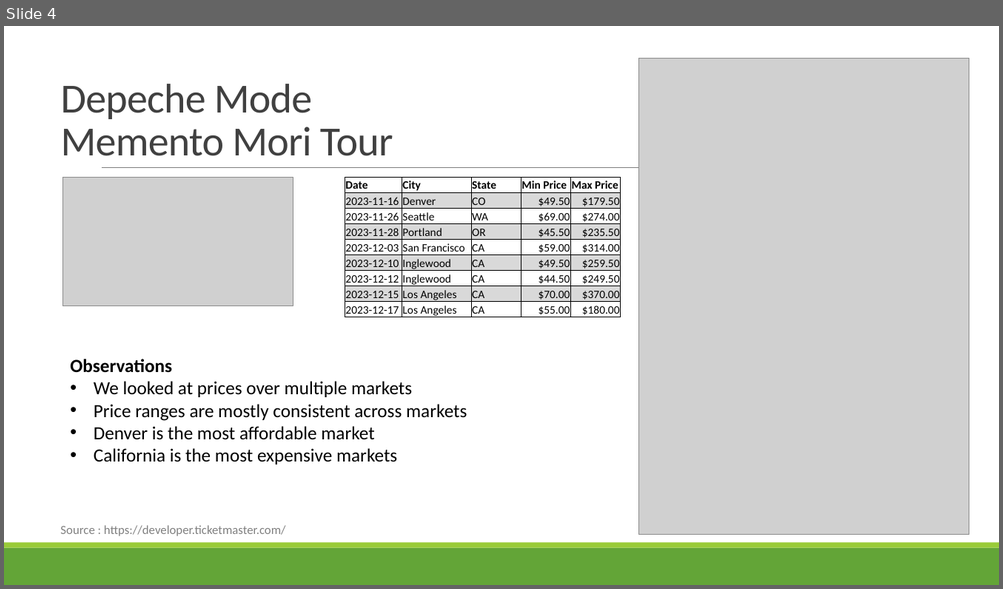
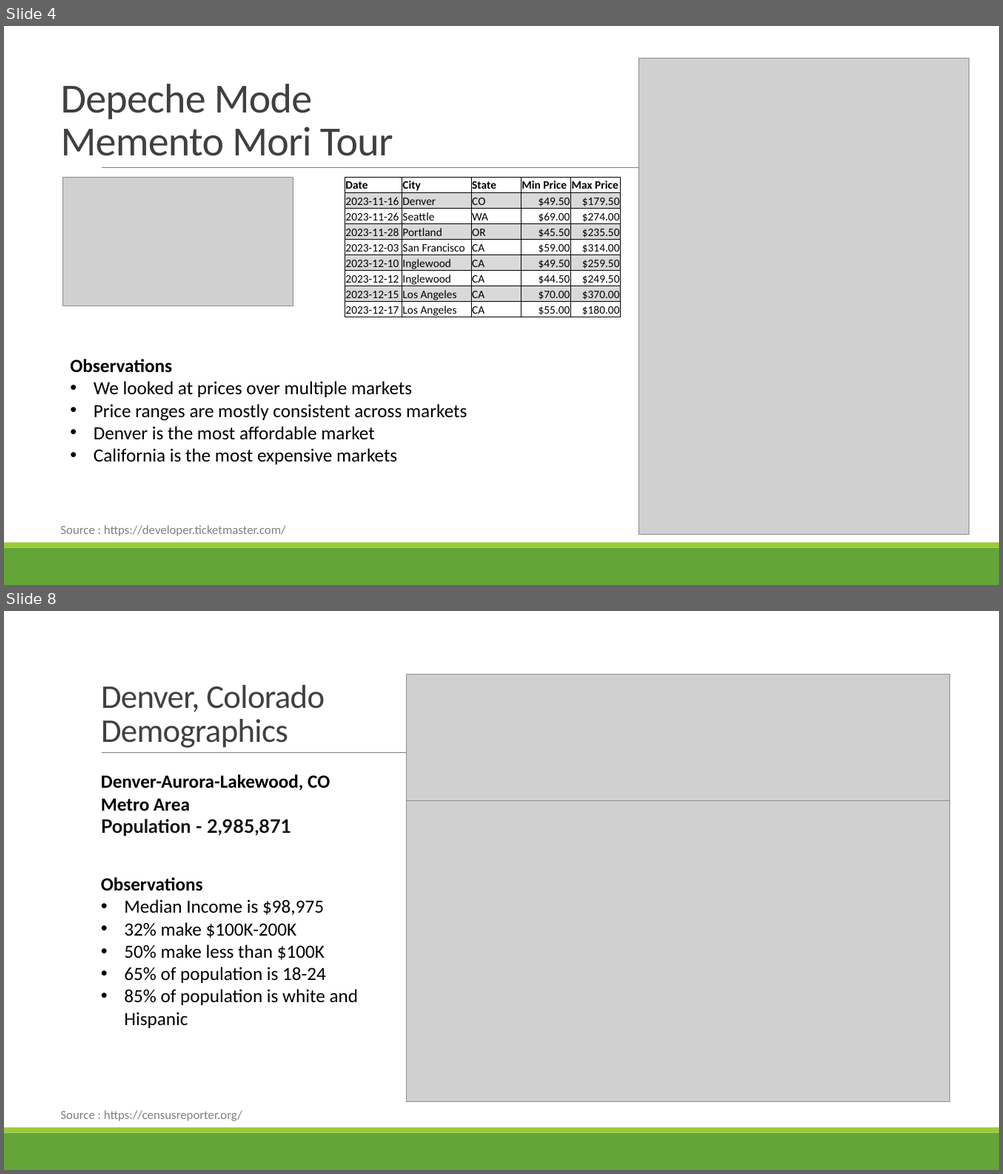
Before and after one commit to jodylarson310/module7-project, a slide deck: Support_Live_Music_Project1_Group4.pptx. Shown one above the other, each under a label of ours: slide 4 before the commit, slides 4 and 8 after it; the slides between them are not shown. The pictures are 1003x589 and 1003x1174 pixels, drawn with LibreOffice and Linux fonts; fonts in the diff are those of the drawing; grey boxes stand for pictures. Boxes give left, top, right and bottom in pixels: in the first picture for what was removed or moved away, otherwise in the second. Text is boxed around its words. In the diff, an @@ line names an element or a change of style, - is before the commit and + after.

```diff
--- a/Support_Live_Music_Project1_Group4.pptx
+++ b/Support_Live_Music_Project1_Group4.pptx
@@ slide 8 added at bbox=[4, 611, 999, 1170], background #FFFFFF; not listed: 3 template elements that a slide beside it also shows @@
@@ picture added at bbox=[406, 674, 949, 806] @@
@@ title added at bbox=[101, 685, 324, 748], 32 pt, text #404040 @@
+Denver, Colorado
+Demographics
@@ text added at bbox=[101, 775, 330, 837], 18 pt, text #000000, bold @@
+Denver-Aurora-Lakewood, CO
+Metro Area
+Population - 2,985,871
@@ picture added at bbox=[406, 801, 950, 1102] @@
@@ text added at bbox=[101, 877, 358, 1028], 18 pt, text #000000 @@
+Observations
+• Median Income is $98,975
+• 32% make $100K-200K
+• 50% make less than $100K
+• 65% of population is 18-24
+• 85% of population is white and Hispanic
@@ text added at bbox=[60, 1111, 242, 1122], 12 pt, text #808080 @@
+Source : https://censusreporter.org/
```
Also in this commit, not shown: 8 slides changed, 7 other slides added.
